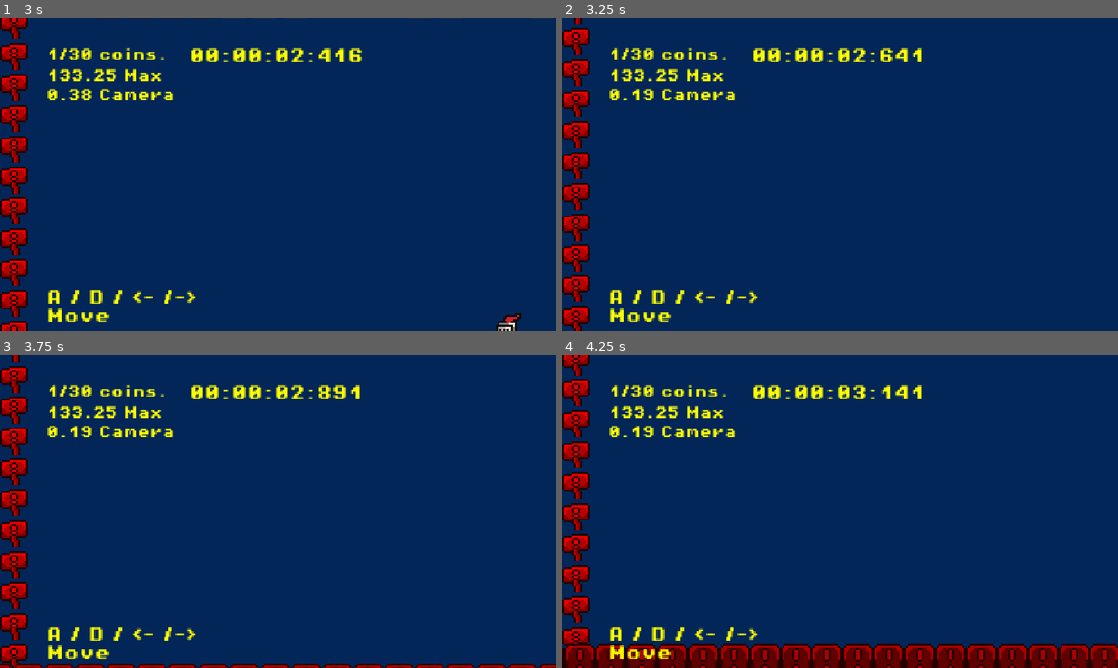
Above: before the commit, frames 1-4 (two rows, left to right).
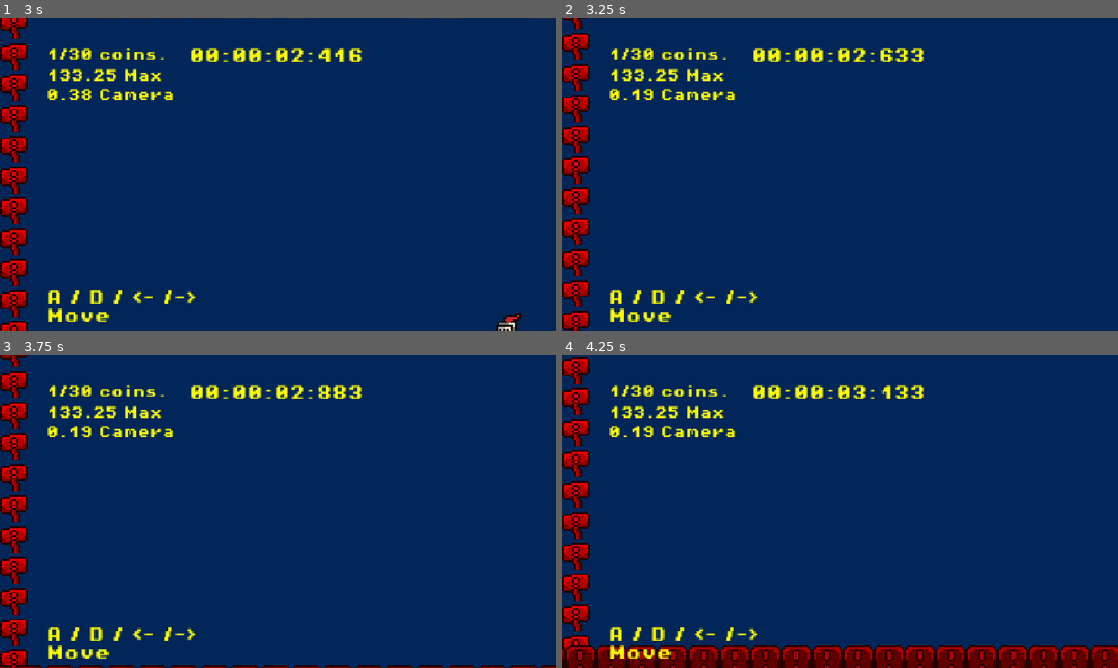
Above: after the commit, the same moments.

Repository: carlos-borregofajardo/godot-project
Game: Godot game, scene res://scenes/menu_principal.tscn
Same seed, same stepped clock (60 frames per second), same inputs: the game is played once before the commit and once after it.
Inputs:
- Up to frame 1 (3 s): click "Play" at 0.5 s; hold Shift (Boton_Bomba) 1.28-2.03 s; hold D (move_right) 1.28-2.78 s; tap Space (jump) at 1.52, 2.27 s; tap Shift (Boton_Bomba) at 2.1 s; hold A (move_left) from 2.78 s (still down); hold Shift (Boton_Bomba) from 2.78 s (still down)
- Up to frame 2 (3.25 s): keep holding A (move_left); keep holding Shift (Boton_Bomba)
- Up to frame 3 (3.75 s): release A (move_left) at 3.53 s; release Shift (Boton_Bomba) at 3.53 s; hold D (move_right) from 3.53 s (still down); tap Shift (Boton_Bomba) at 3.6 s
- Up to frame 4 (4.25 s): keep holding D (move_right); tap Space (jump) at 3.77 s

Frame 1 is identical in both runs. In frame 2, 3.0% of the frame differs, in the area x 0-66%, y 0-100%; in frame 3, 4.2%; in frame 4, 5.4%, in the area x 0-100%, y 0-100%.

Commit message:
movido killzone abajo

Diff:
--- a/scenes/game.tscn
+++ b/scenes/game.tscn
@@ -288,7 +288,7 @@
 [node name="killzone" parent="Escenario" unique_id=1646663583 instance=ExtResource("5_iywne")]
 
 [node name="CollisionShape2D" type="CollisionShape2D" parent="Escenario/killzone" unique_id=972328023]
-position = Vector2(0, 368)
+position = Vector2(0, 360)
 shape = SubResource("WorldBoundaryShape2D_mjkrw")
 
 [node name="Elementos" type="Node2D" parent="Escenario" unique_id=1522191517]
